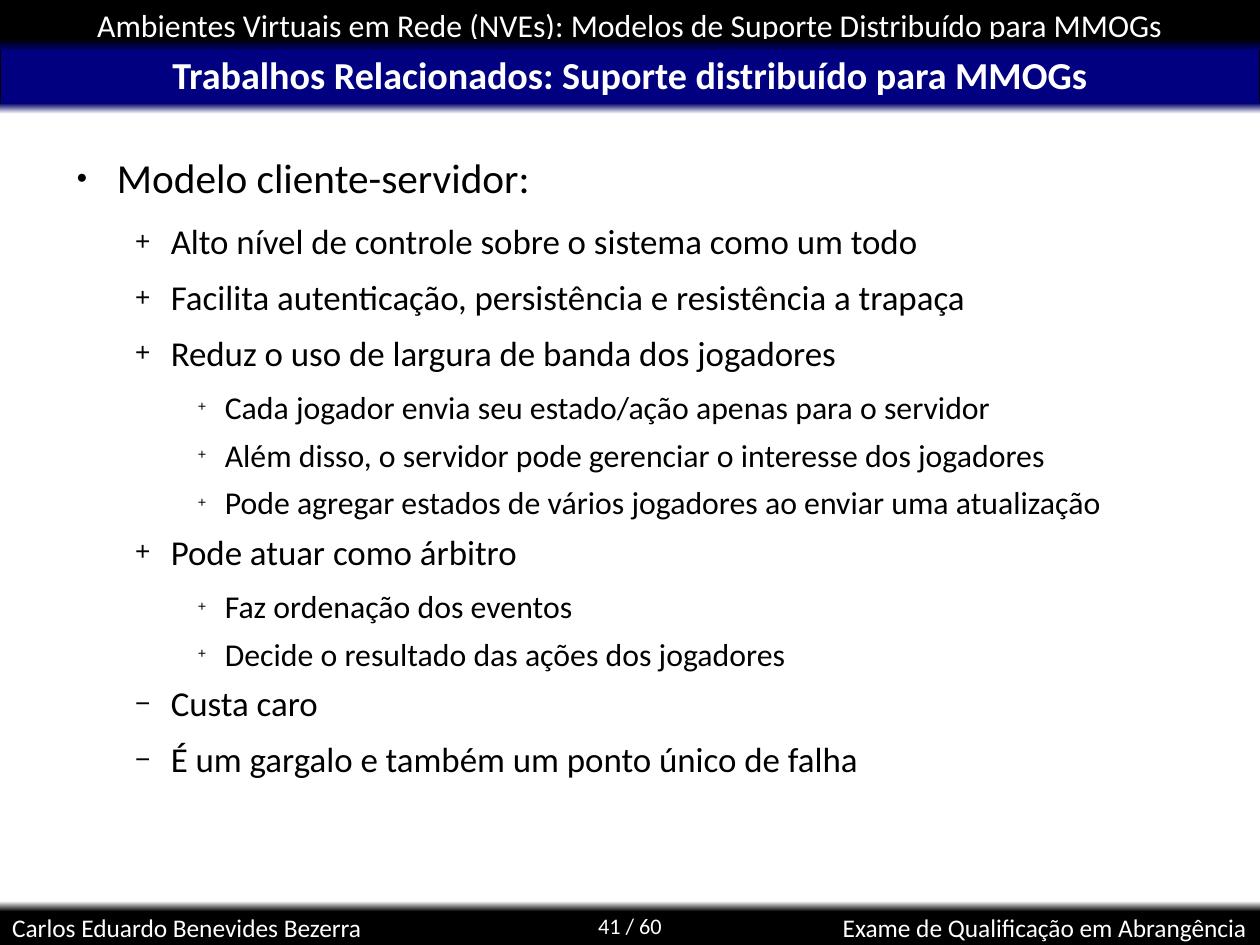
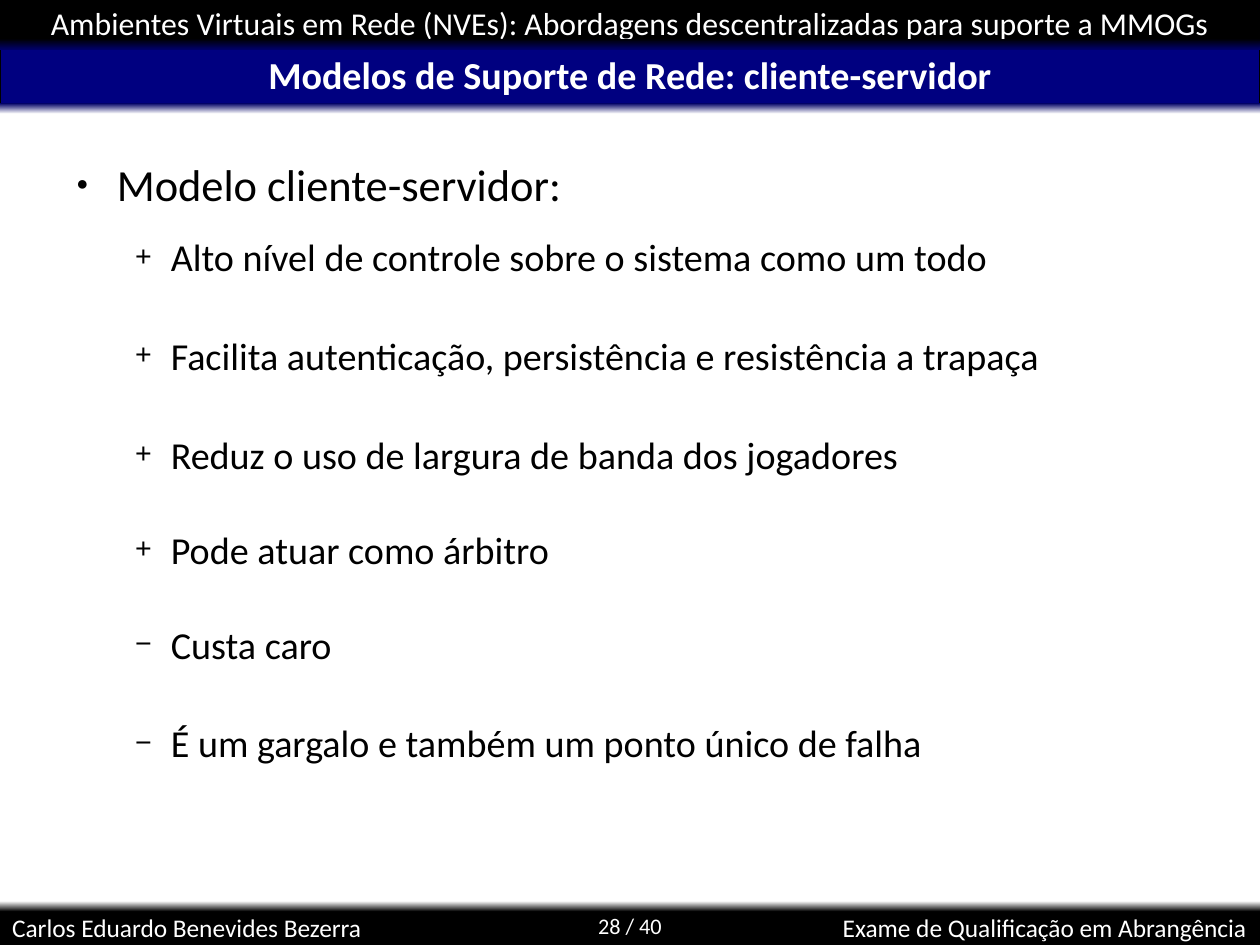
Before and after one commit to kdubezerra/kdubezerra, a slide deck: slide 28 of disciplinas/cmp600/app_turbo.ppt (slide 41 before the commit). Drawn at 1260x945 pixels with LibreOffice and Linux fonts; fonts in the diff are those of the drawing; background and template pictures are left out. Boxes give left, top, right and bottom in pixels: in the first picture for what was removed or moved away, otherwise in the second. Text is boxed around its words. In the diff, an @@ line names an element or a change of style, - is before the commit and + after.

```diff
--- a/disciplinas/cmp600/app_turbo.ppt
+++ b/disciplinas/cmp600/app_turbo.ppt
@@ text in rectangle at [51, 12, 1208, 39]: text changed @@
-Ambientes Virtuais em Rede (NVEs): Modelos de Suporte Distribuído para MMOGs
+Ambientes Virtuais em Rede (NVEs): Abordagens descentralizadas para suporte a MMOGs
@@ title at [268, 62, 991, 95]: text changed @@
-Trabalhos Relacionados: Suporte distribuído para MMOGs
+Modelos de Suporte de Rede: cliente-servidor
@@ text "Modelo cliente-servidor:" at [117, 170, 1039, 764]: size 26 to 28 pt in "Modelo cliente-servidor:"; size 22 to 24 pt in "Alto nível de controle sobre o sistema ...", "Facilita autenticação, persistência e resistência a trapaça", "Reduz o uso de largura de banda ...", "Pode atuar como árbitro" and 2 more places; line spacing 0.9 to 1 @@
@@ text at [225, 397, 1100, 520]: paragraphs removed @@
-    + Cada jogador envia seu estado/ação apenas para o servidor
-    + Além disso, o servidor pode gerenciar o interesse dos jogadores
-    + Pode agregar estados de vários jogadores ao enviar uma atualização
@@ text at [225, 596, 785, 672]: paragraphs removed @@
-    + Faz ordenação dos eventos
-    + Decide o resultado das ações dos jogadores
@@ page number at [598, 919, 662, 934]: text changed @@
-41 / 60
+28 / 40
```
Also in this commit, not shown: 34 other slides changed, 5 slides added, 25 slides removed.
